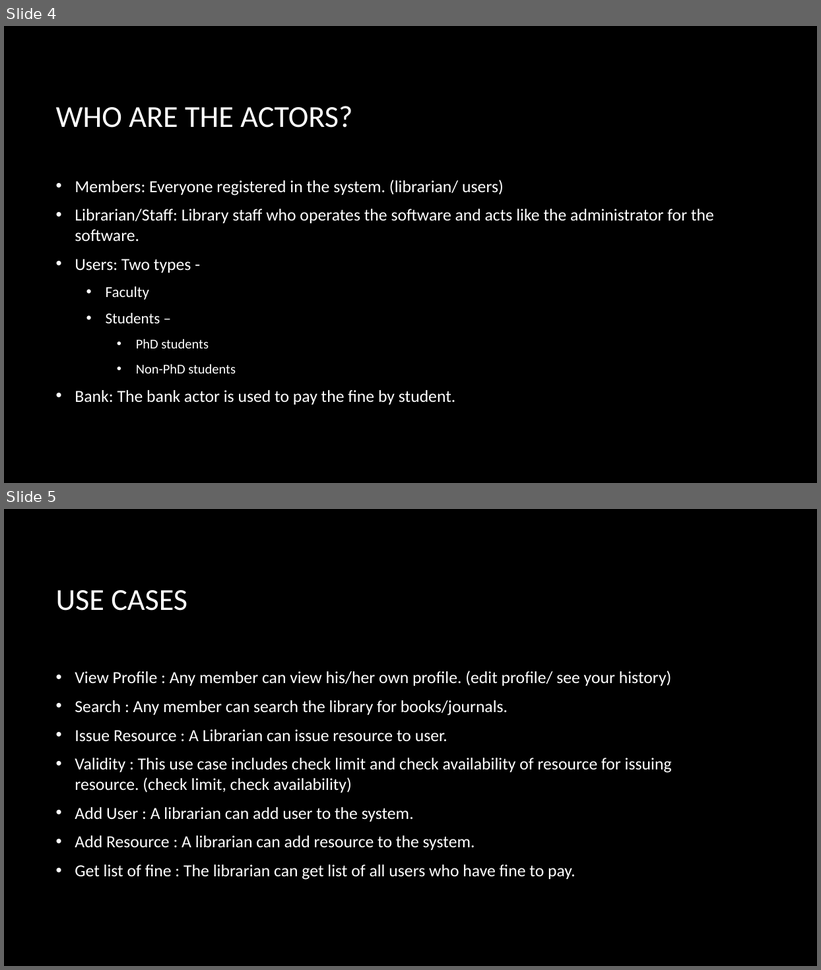
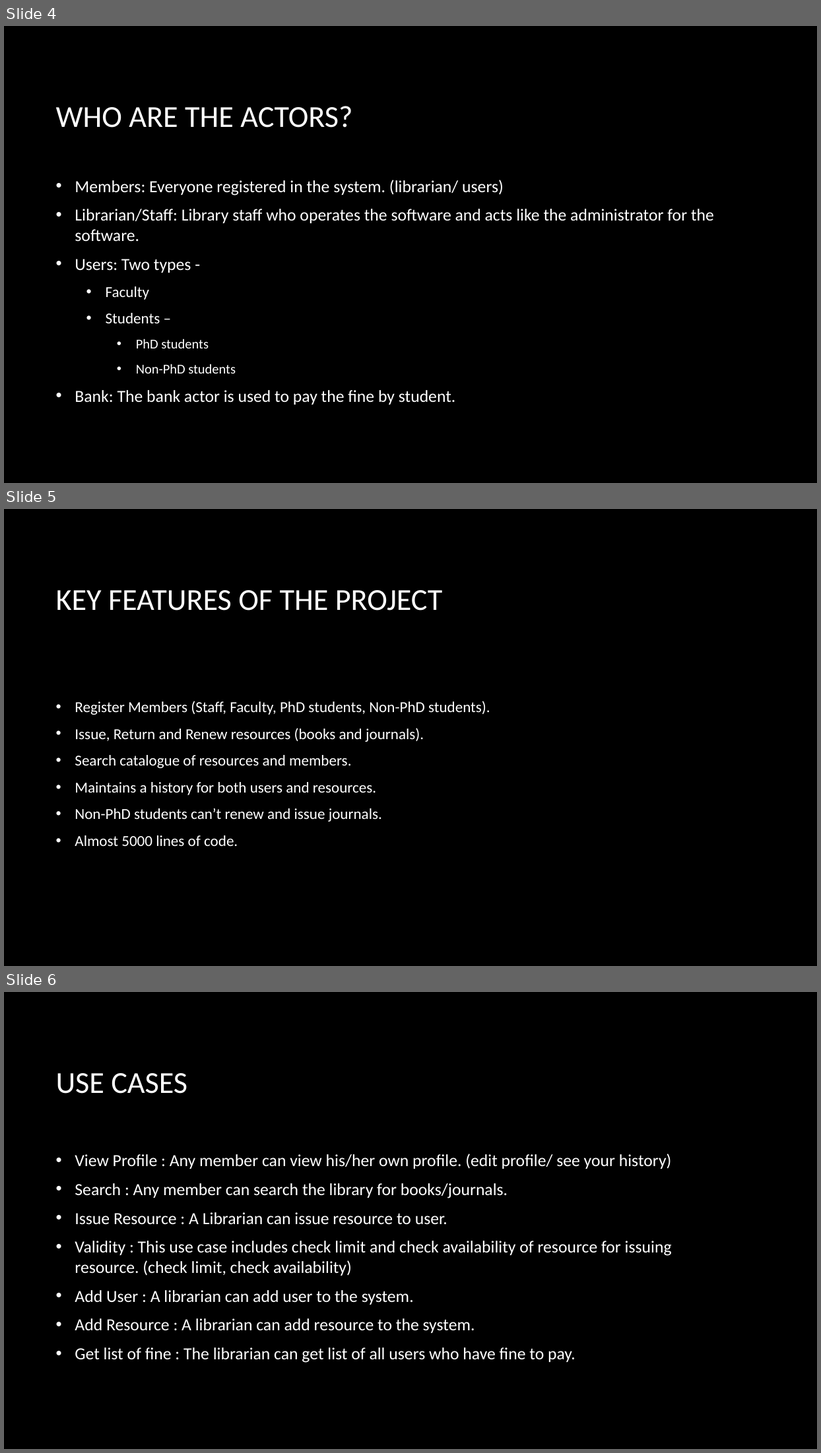
Before and after one commit to shah-anurag/Library-Management, a slide deck: srs-10-ppt.pptx. Shown one above the other, each under a label of ours: slides 4 and 5 before the commit, slides 4, 5 and 6 after it. The pictures are 821x970 and 821x1453 pixels, drawn with LibreOffice and Linux fonts; fonts in the diff are those of the drawing; background and template pictures are left out. Boxes give left, top, right and bottom in pixels: in the first picture for what was removed or moved away, otherwise in the second. Text is boxed around its words. In the diff, an @@ line names an element or a change of style, - is before the commit and + after.

```diff
--- a/srs-10-ppt.pptx
+++ b/srs-10-ppt.pptx
@@ slide 5 added at [4,509,817,966], background picture (left out) @@
@@ title added at [56,590,442,611], 36 pt, text #FFFFFF @@
+KEY FEATURES OF THE PROJECT
@@ text added at [75,701,490,846], 18 pt, text #FFFFFF @@
+• Register Members (Staff, Faculty, PhD students, Non-PhD students).
+• Issue, Return and Renew resources (books and journals).
+• Search catalogue of resources and members.
+• Maintains a history for both users and resources.
+• Non-PhD students can’t renew and issue journals.
+• Almost 5000 lines of code.
@@ what was slide 5 is now slide 6 @@
```
Also in this commit, not shown: 1 slide changed, 7 other slides added, 6 slides removed.
